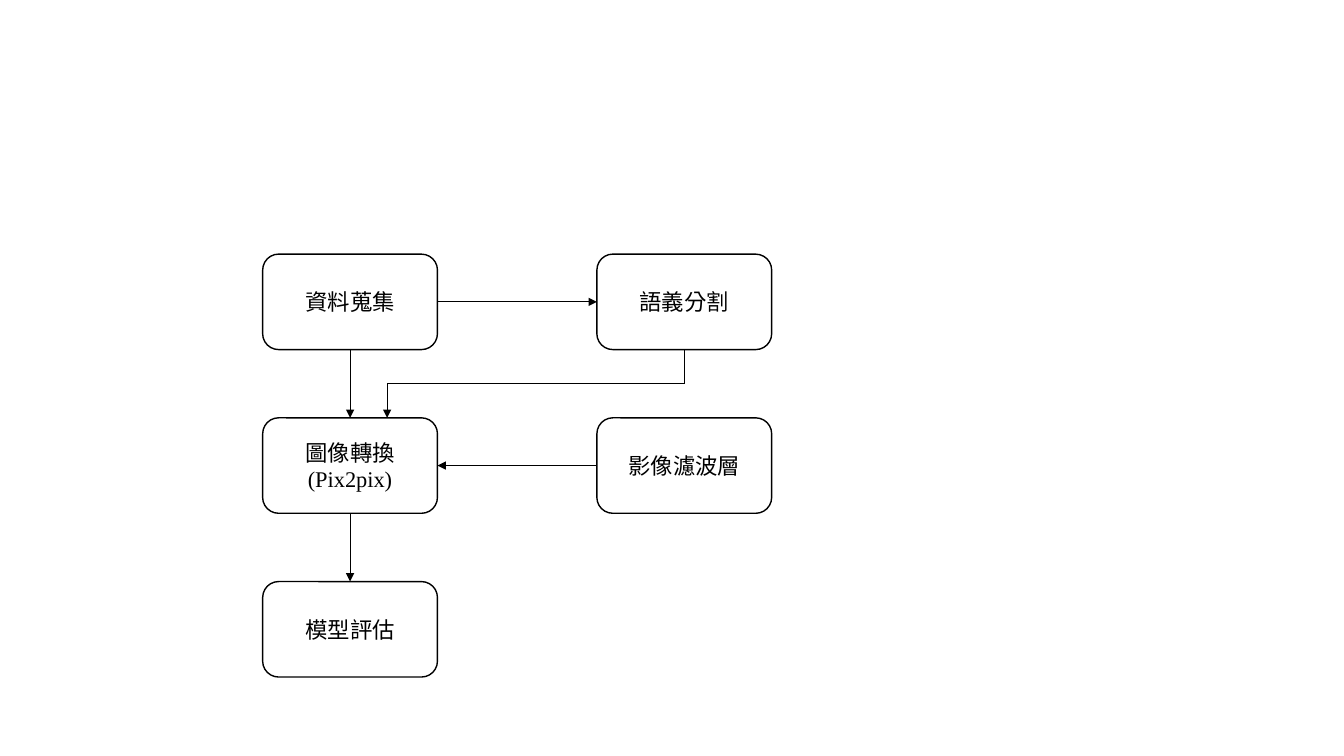
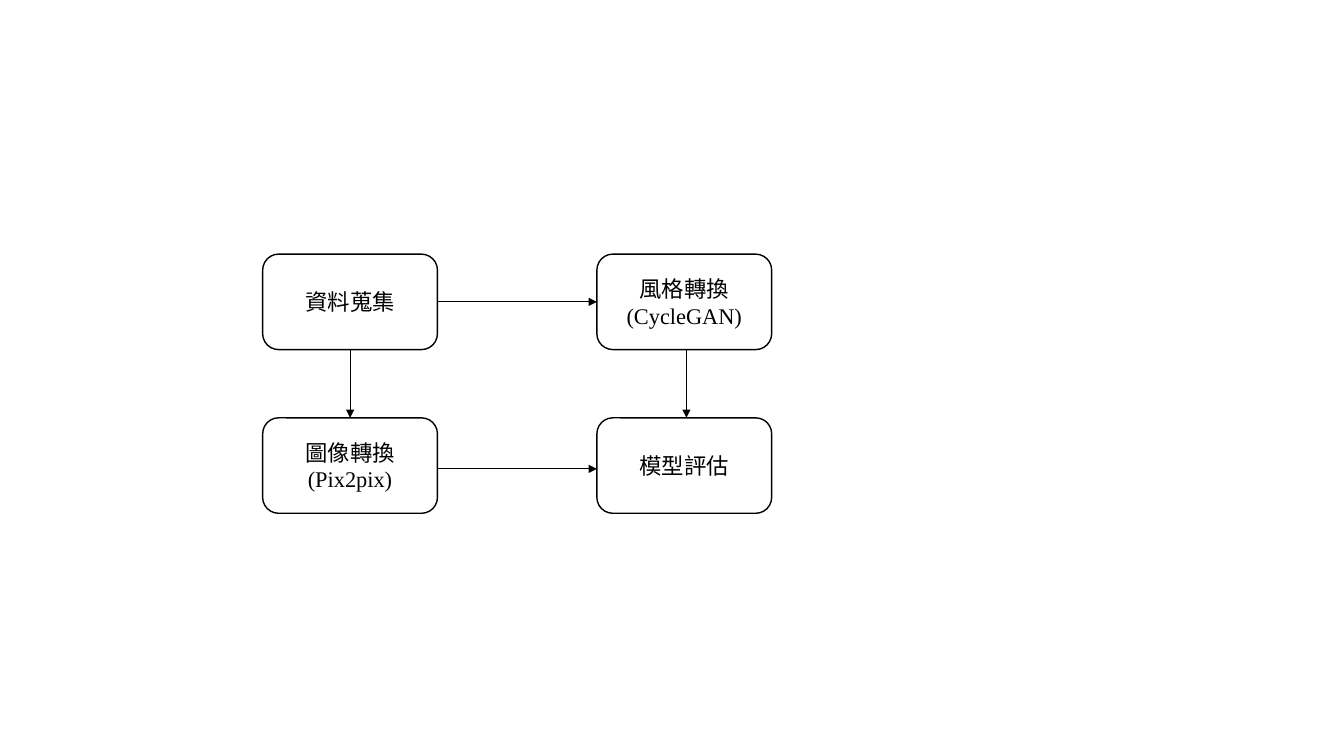
Before and after one commit to 10994015/paper, a slide deck: slide 7 of 論文/模型圖繪製.pptx. Drawn at 1344x756 pixels with LibreOffice and Linux fonts; fonts in the diff are those of the drawing. Boxes give left, top, right and bottom in pixels: in the first picture for what was removed or moved away, otherwise in the second. Text is boxed around its words. In the diff, an @@ line names an element or a change of style, - is before the commit and + after.

```diff
--- a/論文/模型圖繪製.pptx
+++ b/論文/模型圖繪製.pptx
@@ text in rounded rectangle at (627,278,742,329): text changed @@
-語義分割
+風格轉換
+(CycleGAN)
@@ line moved from (685, 350) - (685, 384) to (687, 350) - (687, 418) @@
@@ line (687, 350) - (687, 418): line to arrow @@
@@ arrow moved from (597, 466) - (438, 466) to (438, 469) - (597, 469) @@
@@ text in rounded rectangle at (640,455,729,476): text changed @@
-影像濾波層
+模型評估
@@ group removed at (263,384,685,678): 2 arrows, 1 line, 1 rounded rectangle @@
-模型評估
```
Also in this commit, not shown: 1 slide added, 6 other files.
